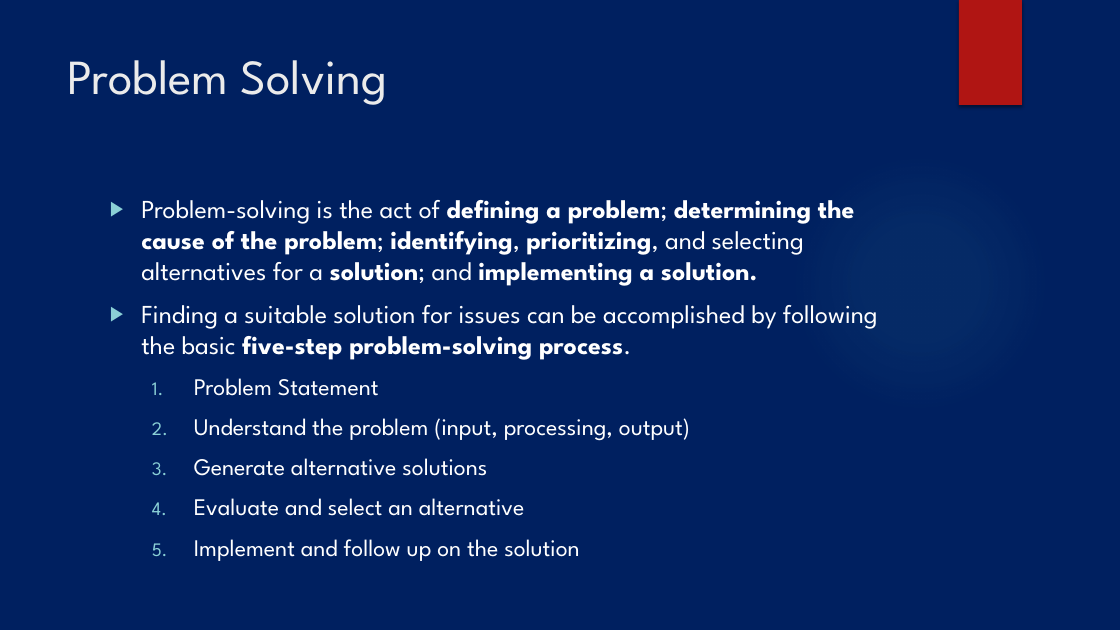
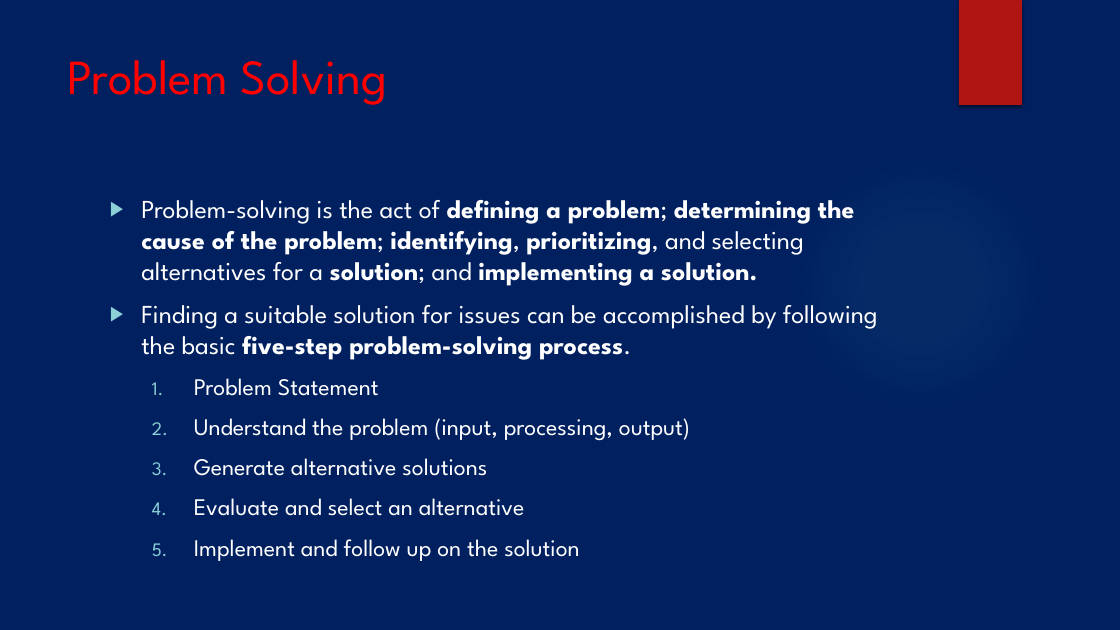
Before and after one commit to bamboat3/pf, a slide deck: slide 18 of Lectures/02-Introduction to Problem Solving.pptx. Drawn at 1120x630 pixels with LibreOffice and Linux fonts; fonts in the diff are those of the drawing; background and template pictures are left out. Boxes give left, top, right and bottom in pixels: in the first picture for what was removed or moved away, otherwise in the second. Text is boxed around its words. In the diff, an @@ line names an element or a change of style, - is before the commit and + after.

```diff
--- a/Lectures/02-Introduction to Problem Solving.pptx
+++ b/Lectures/02-Introduction to Problem Solving.pptx
@@ title "Problem Solving" at [68, 60, 387, 105]: text colour #EBEBEB to #FF0000 @@
```
